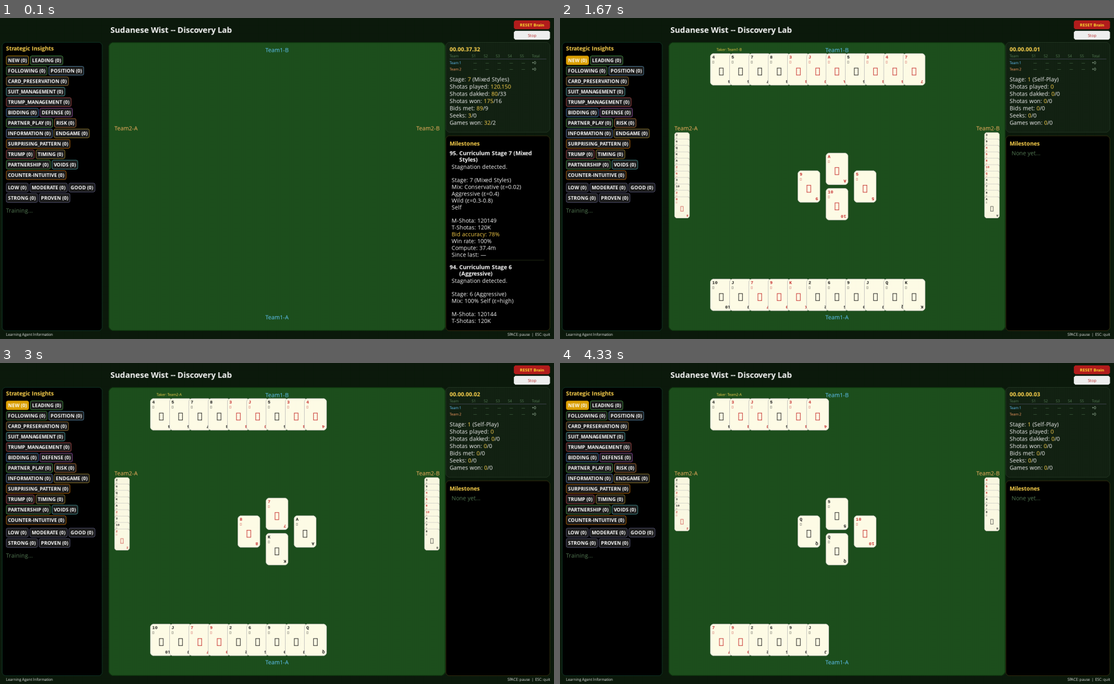
Above: before the commit, frames 1-4 (two rows, left to right).
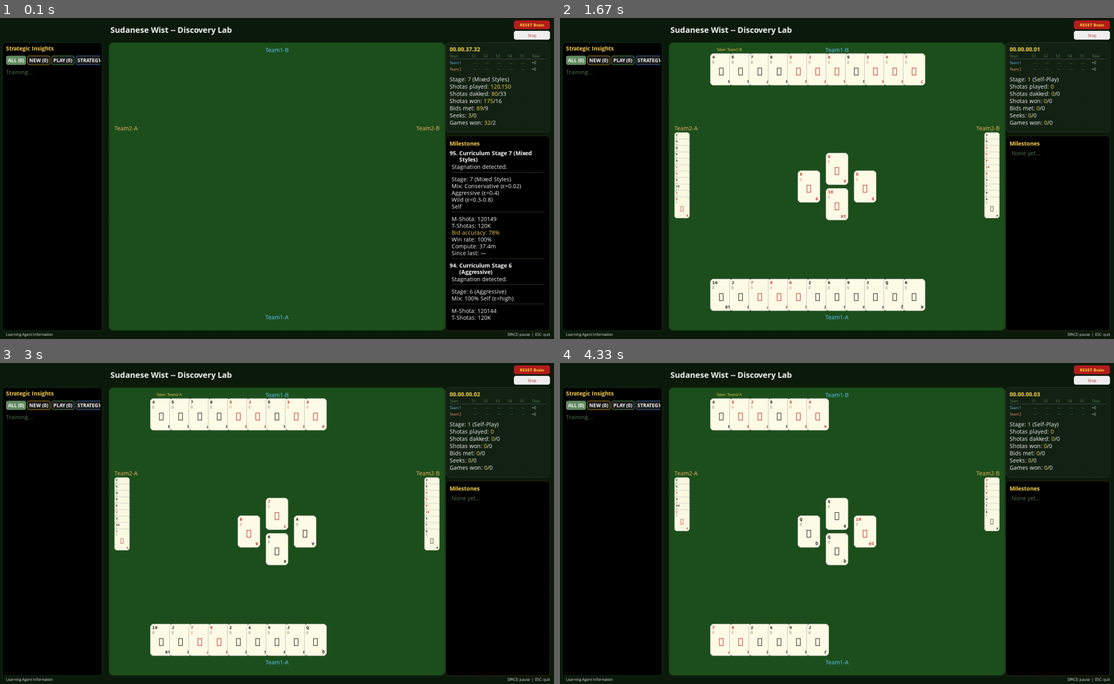
Above: after the commit, the same moments.

Repository: aamagzoub/engineering-intelligence
Game: pygame game, started from gui_wist_discovery/main.py
The game is run twice, just before and just after one commit, with the same random seed, the same clock (stepped at 60 frames per second) and the same inputs.
Inputs (mouse positions are in pixels of both pictures, inside the frame that each line leads up to):
- Up to frame 1 (0.1 s): no input
- Up to frame 2 (1.67 s): click "RESET Brain" at 0.38 s; click (654, 59) at 0.72 s, where only the run after the commit has a clickable "STRATEGY (0)"; click (576, 59) at 1.05 s, where only the run after the commit has a clickable "ALL (0)"
- Up to frame 3 (3 s): click (288, 417) at 1.88 s; click (260, 468) at 2.72 s
- Up to frame 4 (4.33 s): no input

The runs differ from the first frame. In frame 1, 7.0% of the frame differs, in the area x 1-99%, y 11-96%; in frame 2, 5.2%; in frame 3, 5.2%; in frame 4, 5.2%.

Commit message:
fix: visible separator line in milestones, simplify insight chips to 5 groups
1. Milestone blank lines now render as a visible thin green line (6px gap +
   1px line + 8px gap) instead of invisible whitespace. Unmistakable
   separation between Mix block and M-Shota stats.

2. Insight filter chips reduced from 19+ categories to 5 grouped chips:
   ALL | NEW | PLAY | STRATEGY | SURPRISING
   - PLAY groups: leading, following, position, card_preservation, endgame
   - STRATEGY groups: bidding, trump_management, suit_management, defense,
     partner_play, risk, information
   - SURPRISING: surprising_pattern only

3. Removed confidence filter chips entirely (were taking too much space).

Result: one row of 5 chips instead of 4+ rows of tiny category chips,
leaving maximum panel space for actual insight text.

Diff:
--- a/gui_wist_discovery/renderer.py
+++ b/gui_wist_discovery/renderer.py
@@ -476,7 +476,11 @@
                 for line in desc_lines:
                     stripped = line.strip()
                     if not stripped:
-                        y += 16  # Empty line = visible separator between sections.
+                        # Visible separator: space + thin line + space.
+                        y += 6
+                        pygame.draw.line(self.screen, (60, 80, 60),
+                                         (px + 15, y), (px + panel_w - 15, y), 1)
+                        y += 8
                         continue
                     if y + 14 > disc_rect.bottom - 15:
                         break
@@ -565,108 +569,64 @@
         body_font = self.fonts["medium"]
         num_font = self.fonts["large"]
 
-        # Category filter chips — after title, tight spacing.
+        # Grouped filter chips — 5 simple chips instead of 19+ individual categories.
         active_filter = state.get("insight_filter", None)
         chip_rects = {}
         chip_font = self._cat_font
-        categories = list(self._CAT_COLORS.keys())
         chip_x = 15
         chip_y = y
 
-        # Count insights per category dynamically.
         all_insights = state.get("insights", [])
-        cat_counts = {}
-        for cat in categories:
-            if cat == "new":
-                # New pipeline uses boolean "new" field; old uses confidence < 5.
-                cat_counts[cat] = sum(1 for ins in all_insights
-                                      if isinstance(ins, dict) and (
-                                          ins.get("new", False) or
-                                          (isinstance(ins.get("confidence", 1), (int, float))
-                                           and ins.get("confidence", 1) < 5
-                                           and ins.get("confidence", 1) > 1.0)))
+
+        # Define grouped filters.
+        _PLAY_CATS = {"leading", "following", "position", "card_preservation", "endgame"}
+        _STRATEGY_CATS = {"bidding", "trump_management", "suit_management", "defense",
+                          "partner_play", "risk", "information"}
+
+        _FILTER_GROUPS = [
+            ("ALL", None, (100, 140, 100)),
+            ("NEW", "new", (220, 160, 0)),
+            ("PLAY", "play", (80, 180, 80)),
+            ("STRATEGY", "strategy", (60, 130, 200)),
+            ("SURPRISING", "surprising_pattern", (220, 120, 0)),
+        ]
+
+        # Count per group.
+        for label, filter_key, color in _FILTER_GROUPS:
+            if filter_key is None:
+                count = len(all_insights)
+            elif filter_key == "new":
+                count = sum(1 for ins in all_insights
+                            if isinstance(ins, dict) and ins.get("new", False))
+            elif filter_key == "play":
+                count = sum(1 for ins in all_insights
+                            if isinstance(ins, dict) and ins.get("category") in _PLAY_CATS)
+            elif filter_key == "strategy":
+                count = sum(1 for ins in all_insights
+                            if isinstance(ins, dict) and ins.get("category") in _STRATEGY_CATS)
             else:
-                cat_counts[cat] = sum(1 for ins in all_insights
-                                      if isinstance(ins, dict) and ins.get("category") == cat)
-
-        for i, cat in enumerate(categories):
-            color = self._CAT_COLORS[cat]
-            count = cat_counts.get(cat, 0)
-            label = f"{cat.upper()} ({count})"
-            is_active = (active_filter == cat)
+                count = sum(1 for ins in all_insights
+                            if isinstance(ins, dict) and ins.get("category") == filter_key)
+
+            chip_label = f"{label} ({count})"
+            is_active = (active_filter == filter_key)
             bg = color if is_active else (30, 30, 30)
-            border = color
-
-            chip_surf = chip_font.render(label, True, (255, 255, 255))
+
+            chip_surf = chip_font.render(chip_label, True, (255, 255, 255))
             cw = chip_surf.get_width() + 10
             ch = chip_surf.get_height() + 6
             chip_rect = pygame.Rect(chip_x, chip_y, cw, ch)
-
-            if chip_x + cw > panel_w - 20:
-                chip_y += ch + 3
-                chip_x = 15
-                chip_rect = pygame.Rect(chip_x, chip_y, cw, ch)
-
-            pygame.draw.rect(self.screen, bg, chip_rect, border_radius=4)
-            pygame.draw.rect(self.screen, border, chip_rect, width=1, border_radius=4)
-            text_x = chip_rect.x + (cw - chip_surf.get_width()) // 2
-            text_y = chip_rect.y + (ch - chip_surf.get_height()) // 2
-            self.screen.blit(chip_surf, (text_x, text_y))
-            chip_rects[cat] = chip_rect
-            chip_x += cw + 3
-
-        state["_chip_rects"] = chip_rects
-        y = chip_y + ch + 8
-
-        # Confidence filter — range chips (new pipeline uses 0.0-1.0 scale).
-        # Note: "NEW" is already shown in the category chips above, so skip it here.
-        conf_filter = state.get("confidence_filter", 0) or 0
-        _CONF_RANGES = [
-            ("LOW", 1, 30),
-            ("MODERATE", 31, 50),
-            ("GOOD", 51, 70),
-            ("STRONG", 71, 90),
-            ("PROVEN", 91, 100),
-        ]
-        conf_rects = {}
-        conf_x = 15
-        conf_y = y
-        all_insights = state.get("insights", [])
-
-        for label, low, high in _CONF_RANGES:
-            # Convert 0.0-1.0 confidence to 0-100 percentage for range matching.
-            def _conf_pct(ins):
-                raw = ins.get("confidence", 0)
-                if isinstance(raw, float) and raw <= 1.0:
-                    return int(raw * 100)
-                return int(raw) if raw else 0
-            count = sum(1 for ins in all_insights
-                        if isinstance(ins, dict) and low <= _conf_pct(ins) <= high)
-            chip_label = f"{label} ({count})"
-            is_active = (conf_filter == low)
-            color = (100, 100, 140)
-            bg = color if is_active else (30, 30, 30)
-
-            chip_surf = chip_font.render(chip_label, True, (255, 255, 255))
-            cw = chip_surf.get_width() + 10
-            ch = chip_surf.get_height() + 6
-            chip_rect = pygame.Rect(conf_x, conf_y, cw, ch)
-
-            if conf_x + cw > panel_w - 20:
-                conf_y += ch + 3
-                conf_x = 15
-                chip_rect = pygame.Rect(conf_x, conf_y, cw, ch)
 
             pygame.draw.rect(self.screen, bg, chip_rect, border_radius=4)
             pygame.draw.rect(self.screen, color, chip_rect, width=1, border_radius=4)
             text_x = chip_rect.x + (cw - chip_surf.get_width()) // 2
             text_y = chip_rect.y + (ch - chip_surf.get_height()) // 2
             self.screen.blit(chip_surf, (text_x, text_y))
-            conf_rects[low] = chip_rect
-            conf_x += cw + 3
-
-        state["_conf_rects"] = conf_rects
-        y = conf_y + ch + 10
+            chip_rects[filter_key] = chip_rect
+            chip_x += cw + 3
+
+        state["_chip_rects"] = chip_rects
+        y = chip_y + ch + 8
 
         insights = state.get("insights", [])
         if not insights:
@@ -674,30 +634,23 @@
             self.screen.set_clip(None)
             return
 
-        # Filter insights by category if a filter is active.
+        # Filter insights by group if a filter is active.
+        _PLAY_CATS = {"leading", "following", "position", "card_preservation", "endgame"}
+        _STRATEGY_CATS = {"bidding", "trump_management", "suit_management", "defense",
+                          "partner_play", "risk", "information"}
         if active_filter:
             if active_filter == "new":
                 insights = [ins for ins in insights
                             if (isinstance(ins, dict) and ins.get("new", False))]
-            else:
+            elif active_filter == "play":
                 insights = [ins for ins in insights
-                            if (isinstance(ins, dict) and ins.get("category") == active_filter)]
-
-        # Filter by confidence range.
-        if conf_filter:
-            # conf_filter is the low end of a range (1-100 scale).
-            _CONF_RANGE_MAP = {1: (1, 30), 31: (31, 50), 51: (51, 70),
-                               71: (71, 90), 91: (91, 100)}
-            low, high = _CONF_RANGE_MAP.get(conf_filter, (conf_filter, 100))
-
-            def _get_conf_pct(ins):
-                raw = ins.get("confidence", 0)
-                if isinstance(raw, float) and raw <= 1.0:
-                    return int(raw * 100)
-                return int(raw) if raw else 0
-
-            insights = [ins for ins in insights
-                        if (isinstance(ins, dict) and low <= _get_conf_pct(ins) <= high)]
+                            if (isinstance(ins, dict) and ins.get("category") in _PLAY_CATS)]
+            elif active_filter == "strategy":
+                insights = [ins for ins in insights
+                            if (isinstance(ins, dict) and ins.get("category") in _STRATEGY_CATS)]
+            elif active_filter == "surprising_pattern":
+                insights = [ins for ins in insights
+                            if (isinstance(ins, dict) and ins.get("category") == "surprising_pattern")]
 
         total = len(insights)
         insight_scroll = state.get("insight_scroll", 0)
